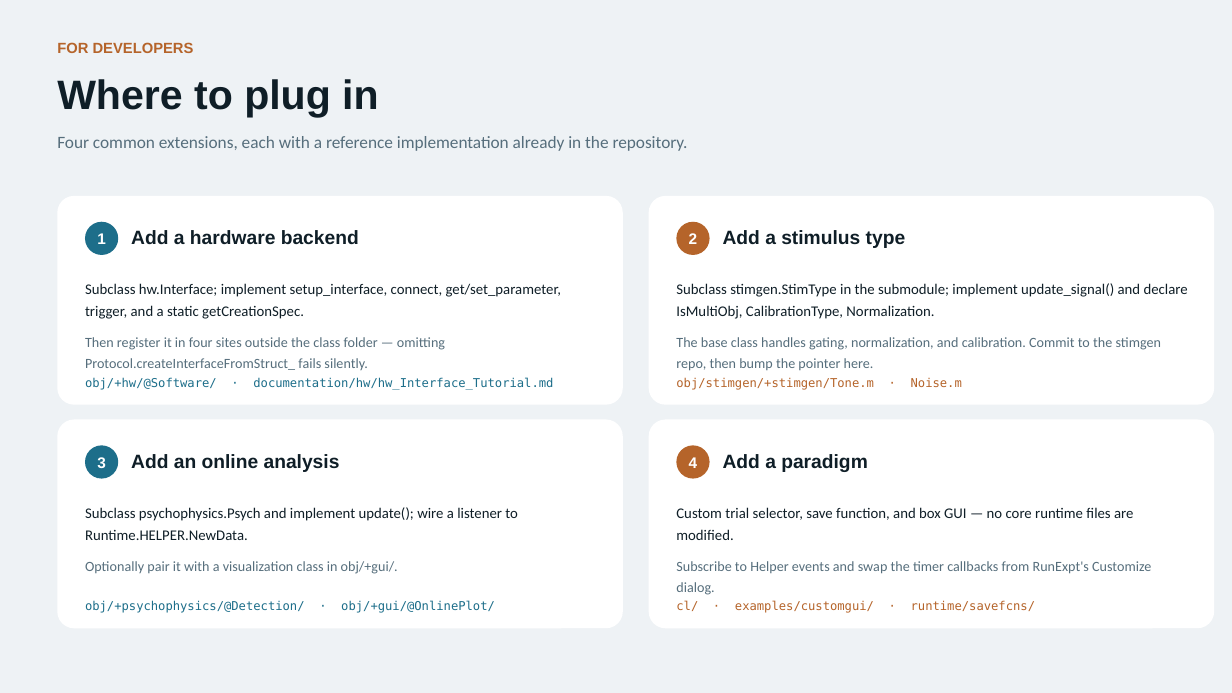
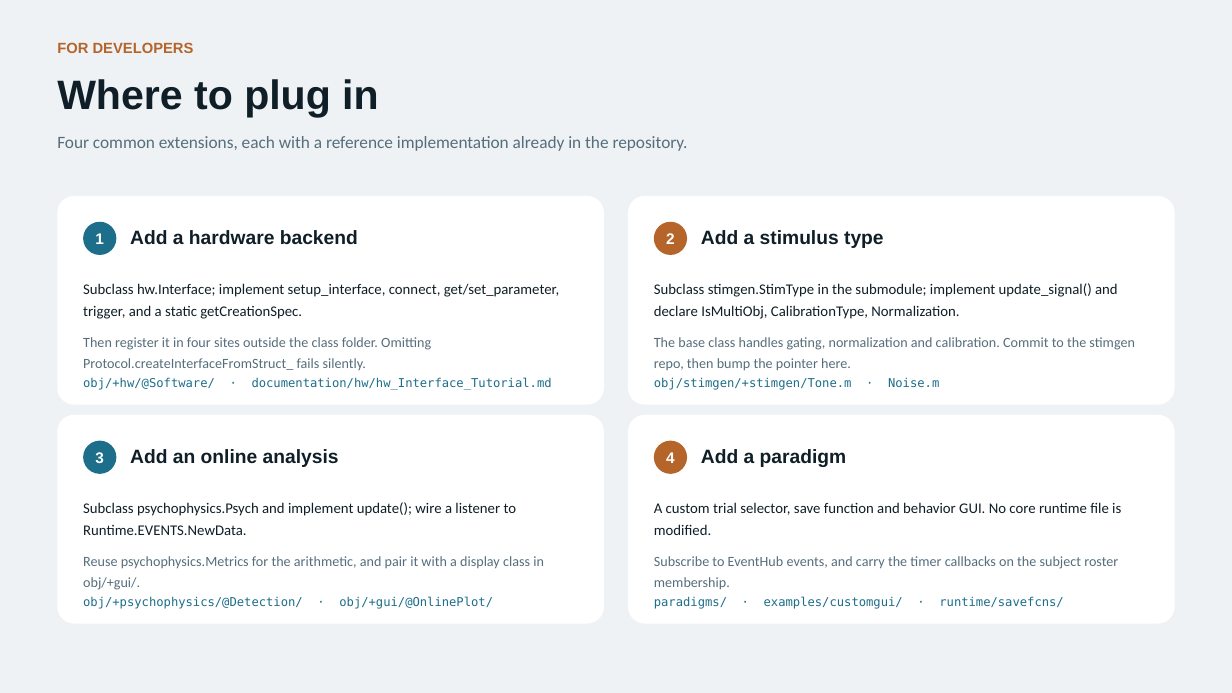
Before and after one commit to dstolz/epsych2, a slide deck: slide 19 of documentation/overviews/EPsych2_Overview.pptx (slide 12 before the commit). Drawn at 1232x693 pixels with LibreOffice and Linux fonts; fonts in the diff are those of the drawing. Boxes give left, top, right and bottom in pixels: in the first picture for what was removed or moved away, otherwise in the second. Text is boxed around its words. In the diff, an @@ line names an element or a change of style, - is before the commit and + after.

```diff
--- a/documentation/overviews/EPsych2_Overview.pptx
+++ b/documentation/overviews/EPsych2_Overview.pptx
@@ rounded rectangle: place and size @@
-rounded rectangle at [57,196,623,405]
+rounded rectangle at [57,196,604,405]
@@ rounded rectangle: place and size @@
-rounded rectangle at [649,196,1214,405]
+rounded rectangle at [628,196,1176,405]
@@ ellipse "2": place and size @@
-ellipse "2" at [677,222,710,255]
+ellipse "2" at [654,222,688,255]
@@ text "Add a stimulus type": place and size @@
-text "Add a stimulus type" at [723,230,906,248]
+text "Add a stimulus type" at [701,230,884,248]
@@ text "Subclass stimgen.StimType in the submodule; ...": place and size @@
-text "Subclass stimgen.StimType in the submodule; ..." at [676,283,1188,371]
+text "Subclass stimgen.StimType in the submodule; ..." at [654,283,1135,371]
@@ text at [83,337,431,370]: text changed @@
-Then register it in four sites outside the class folder — omitting Protocol.createInterfaceFromStruct_ fails silently.
+Then register it in four sites outside the class folder. Omitting Protocol.createInterfaceFromStruct_ fails silently.
@@ text at [654,337,1135,371]: text changed @@
-The base class handles gating, normalization, and calibration. Commit to the stimgen repo, then bump the pointer here.
+The base class handles gating, normalization and calibration. Commit to the stimgen repo, then bump the pointer here.
@@ text "obj/stimgen/+stimgen/Tone.m · Noise.m": place and size @@
-text "obj/stimgen/+stimgen/Tone.m · Noise.m" at [676,377,962,390]
+text "obj/stimgen/+stimgen/Tone.m · Noise.m" at [654,377,939,390]
@@ text "obj/stimgen/+stimgen/Tone.m · Noise.m" at [654,377,939,390]: text colour #B5642A to #1D6E8A @@
@@ rounded rectangle: place and size @@
-rounded rectangle at [57,420,623,628]
+rounded rectangle at [57,415,604,624]
@@ rounded rectangle: place and size @@
-rounded rectangle at [649,420,1214,628]
+rounded rectangle at [628,415,1176,624]
@@ ellipse "3": place and size @@
-ellipse "3" at [85,445,118,479]
+ellipse "3" at [83,441,116,474]
@@ text "Add an online analysis": place and size @@
-text "Add an online analysis" at [131,454,340,472]
+text "Add an online analysis" at [130,449,339,467]
@@ ellipse "4": place and size @@
-ellipse "4" at [677,445,710,479]
+ellipse "4" at [654,441,688,474]
@@ text "Add a paradigm": place and size @@
-text "Add a paradigm" at [723,454,868,472]
+text "Add a paradigm" at [701,449,847,467]
@@ text at [83,502,544,590]: text changed @@
-Subclass psychophysics.Psych and implement update(); wire a listener to Runtime.HELPER.NewData.
-Optionally pair it with a visualization class in obj/+gui/.
+Subclass psychophysics.Psych and implement update(); wire a listener to Runtime.EVENTS.NewData.
+Reuse psychophysics.Metrics for the arithmetic, and pair it with a display class in obj/+gui/.
@@ text at [654,502,1121,590]: text changed @@
-Custom trial selector, save function, and box GUI — no core runtime files are modified.
-Subscribe to Helper events and swap the timer callbacks from RunExpt's Customize dialog.
+A custom trial selector, save function and behavior GUI. No core runtime file is modified.
+Subscribe to EventHub events, and carry the timer callbacks on the subject roster membership.
@@ text "obj/+psychophysics/@Detection/ · obj/+gui/@OnlinePlot/": place and size @@
-text "obj/+psychophysics/@Detection/ · obj/+gui/@OnlinePlot/" at [85,601,495,613]
+text "obj/+psychophysics/@Detection/ · obj/+gui/@OnlinePlot/" at [83,596,493,609]
@@ text at [654,596,1063,609]: text changed; text colour #B5642A to #1D6E8A @@
-cl/ · examples/customgui/ · runtime/savefcns/
+paradigms/ · examples/customgui/ · runtime/savefcns/
```
Also in this commit, not shown: 12 other slides changed, 7 slides added.
